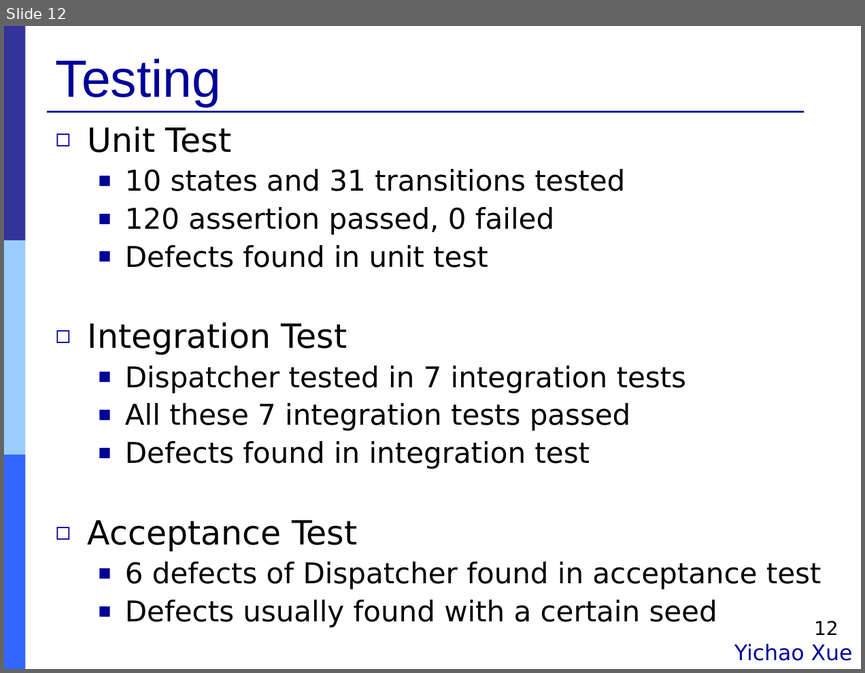
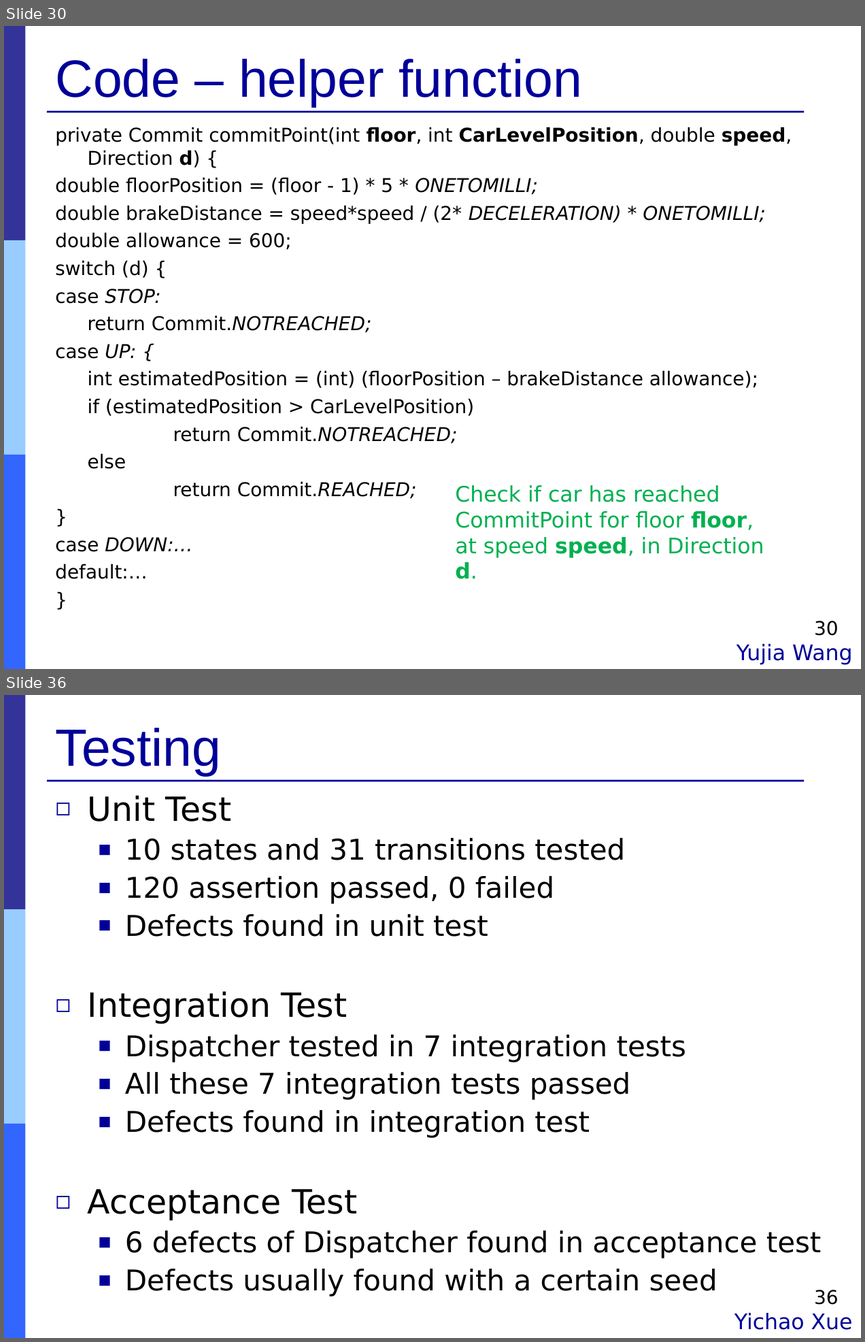
Before and after one commit to Muliang/18649, a slide deck: logs/09_final_pres.ppt. Shown one above the other, each under a label of ours: slide 12 before the commit, slides 30 and 36 after it; the slides between them are not shown. The pictures are 865x673 and 865x1342 pixels, drawn with LibreOffice and Linux fonts; fonts in the diff are those of the drawing. Boxes give left, top, right and bottom in pixels: in the first picture for what was removed or moved away, otherwise in the second. Text is boxed around its words. In the diff, an @@ line names an element or a change of style, - is before the commit and + after.

```diff
--- a/logs/09_final_pres.ppt
+++ b/logs/09_final_pres.ppt
@@ slide 30 added at (4, 26, 861, 669), background #FFFFFF; not listed: 4 template elements that a slide beside it also shows @@
@@ title added at (56, 59, 581, 107), 44 pt, text #000099 @@
+Code – helper function
@@ text added at (55, 127, 791, 579), 16 pt, text #000000 @@
+private Commit commitPoint(int floor, int CarLevelPosition, double speed, Direction d) {
+double floorPosition = (floor - 1) * 5 * ONETOMILLI;
+double brakeDistance = speed*speed / (2* DECELERATION) * ONETOMILLI;
+double allowance = 600;
+switch (d) {
+case STOP:
+return Commit.NOTREACHED;
+case UP: {
+int estimatedPosition = (int) (floorPosition – brakeDistance allowance);
+if (estimatedPosition > CarLevelPosition)
+return Commit.NOTREACHED;
+else
+return Commit.REACHED;
+}
+case DOWN:…
+default:…
+}
@@ text added at (455, 485, 764, 558), 18 pt, text #00B050 @@
+Check if car has reached CommitPoint for floor floor, at speed speed, in Direction d.
@@ page number added at (814, 620, 838, 635), 16 pt, text #000000 @@
+30
@@ text added at (736, 643, 852, 665), 18 pt, text #000099 @@
+Yujia Wang
@@ what was slide 12 is now slide 36 @@
@@ page number at (814, 1289, 838, 1304): text changed @@
-12
+36
```
Also in this commit, not shown: 7 slides changed, 24 other slides added, 1 slide removed.
